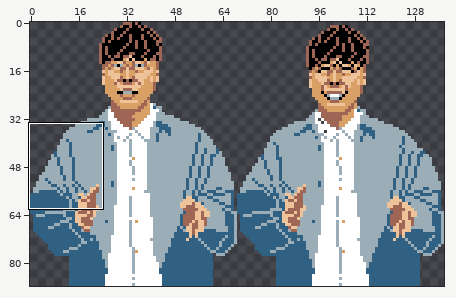
A sprite sheet gets an edit: Assets/Sprites/Takenouchi.png. Above: a wide view before the commit, with the close-up outlined.
Close-up. Before:
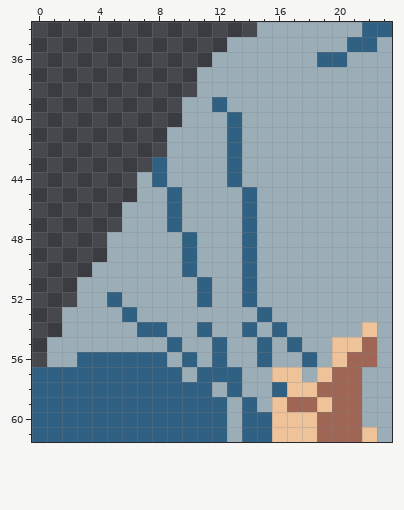
The file is 138x88 pixels. Shown: x 0..23, y 34..61. The commit also changed other parts of the picture, which this record leaves out.
After:
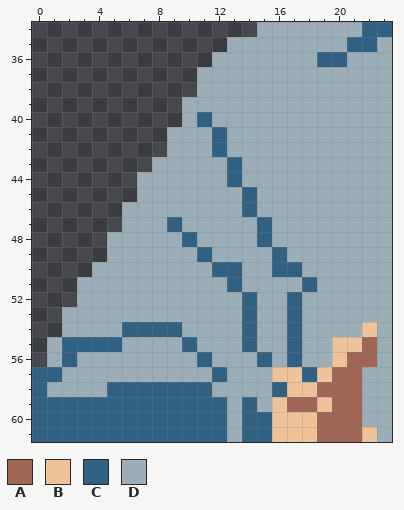
Palette (. is transparent): A #9f6655  B #eec39a  C #306082  D #9badb7
What changed:
y 39: x 12 C -> D
y 40: x 11 D -> C; x 13 C -> D
y 41..42: x 12..13 DC -> CD
y 43..44: x 8 C -> D
y 45..46: x 9 C -> D
y 47..48: x 14..15 CD -> DC
y 49: x 10..11 CD -> DC; x 14 C -> D; x 16 D -> C
y 50: x 10 C -> D; x 12..14 DDC -> CCD; x 16..17 DD -> CC
y 51: x 11 C -> D; x 13..14 DC -> CD; x 18 D -> C
y 52: x 5 C -> D; x 11 C -> D; x 17 D -> C
y 53: x 6 C -> D; x 14..15 DC -> CD; x 17 D -> C
y 54: x 6 D -> C; x 9 D -> C; x 11 C -> D; x 16..17 CD -> DC
y 55: x 2..5 DDDD -> CCCC; x 9..10 CD -> DC; x 12 C -> D; x 14..15 DC -> CD
y 56: x 2..8 DCCCCCC -> CDDDDDD; x 10..12 CDC -> DCD; x 17..18 DC -> CD
y 57: x 2..9 CCCCCCCC -> DDDDDDDD; x 11 C -> D; x 13 C -> D; x 18 D -> C
y 58: x 1..4 CCCC -> DDDD; x 13 C -> D
Pixel boxes of the changes (left, top, right, bottom) in both close-ups:
changed: (47, 97, 317, 397)
